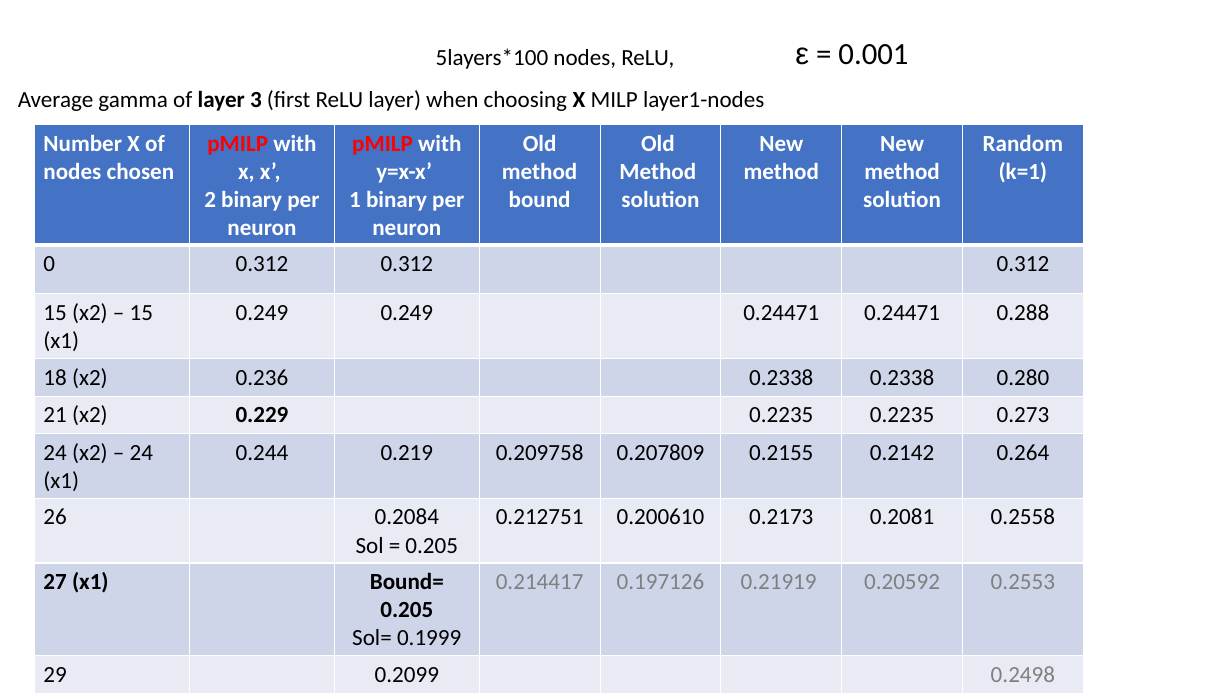
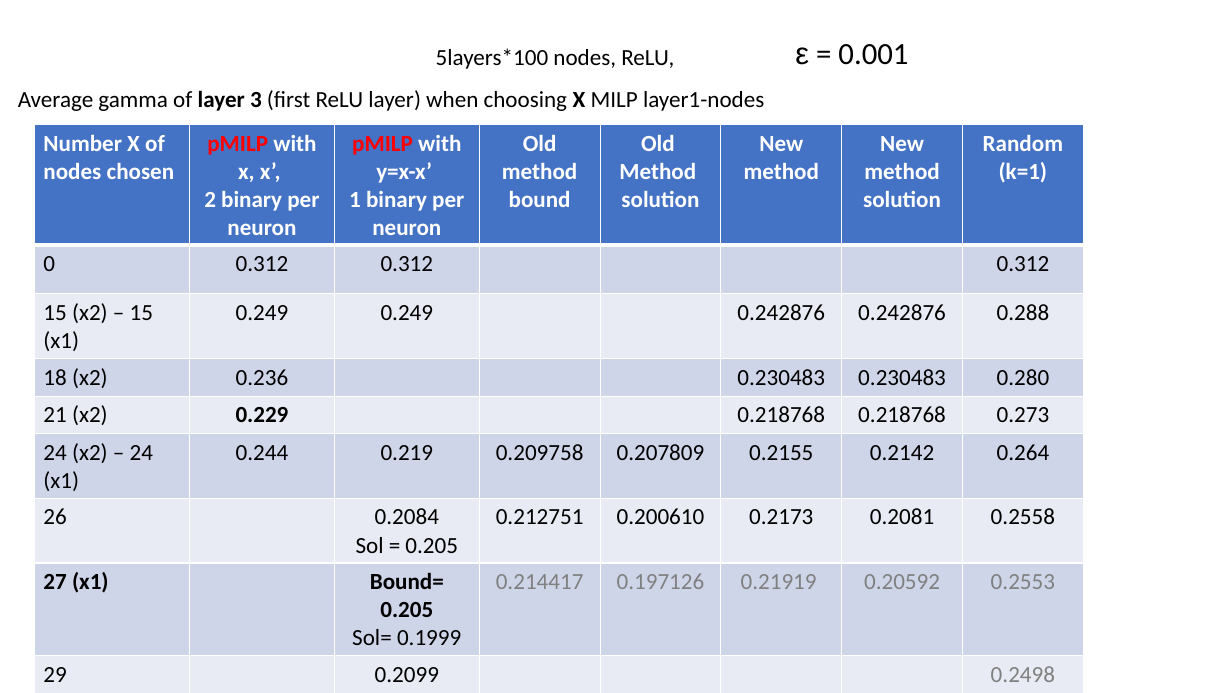
Before and after one commit to blaisegenest/vericompensate, a slide deck: slide 19 of lipschitz/Liptscitz.pptx. Drawn at 1232x693 pixels with LibreOffice and Linux fonts; fonts in the diff are those of the drawing. Boxes give left, top, right and bottom in pixels: in the first picture for what was removed or moved away, otherwise in the second. Text is boxed around its words. In the diff, an @@ line names an element or a change of style, - is before the commit and + after.

Commit message:
fix mistakes of new method in the table

```diff
--- a/lipschitz/Liptscitz.pptx
+++ b/lipschitz/Liptscitz.pptx
@@ table at box(34, 125, 1085, 693) @@
-row 3, column 6: 0.24471
+row 3, column 6: 0.242876
-row 3, column 7: 0.24471
+row 3, column 7: 0.242876
-row 4, column 6: 0.2338
+row 4, column 6: 0.230483
-row 4, column 7: 0.2338
+row 4, column 7: 0.230483
-row 5, column 6: 0.2235
+row 5, column 6: 0.218768
-row 5, column 7: 0.2235
+row 5, column 7: 0.218768
```
